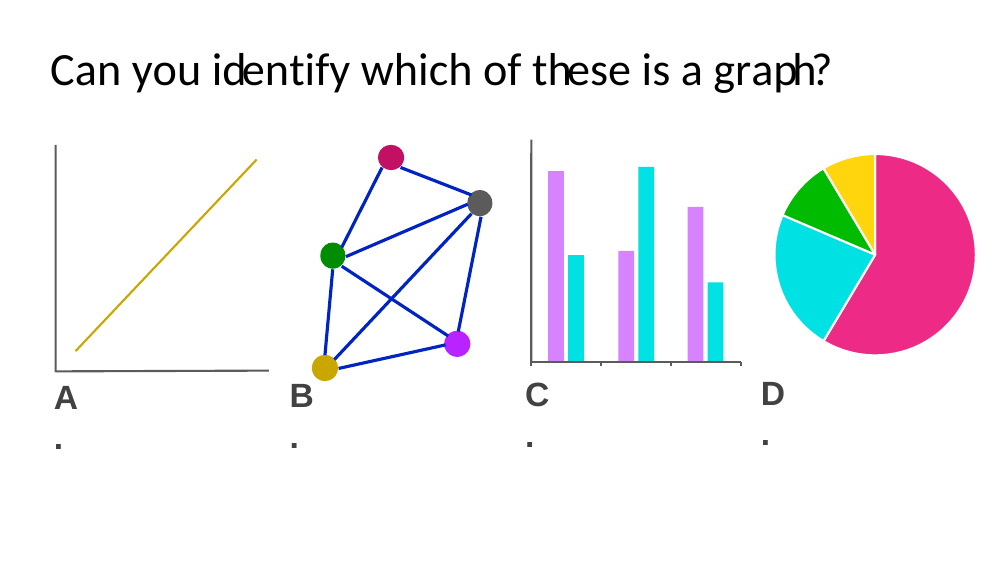
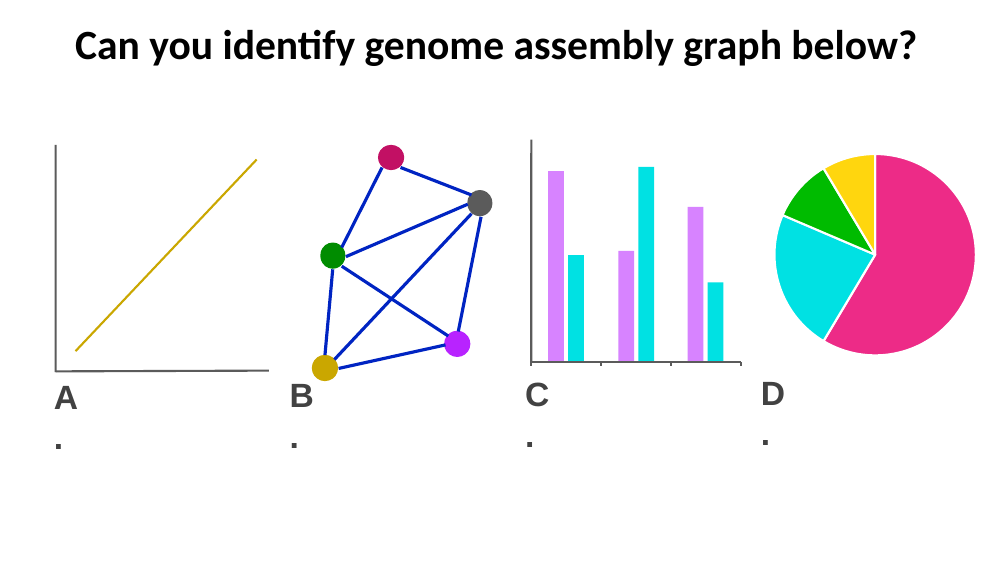
Before and after one commit to Jokendo-collab/aced-bioinfo, a slide deck: slide 9 of JavanIntroSlides/intro2assembly_part1.pptx. Drawn at 1008x567 pixels with LibreOffice and Linux fonts; fonts in the diff are those of the drawing; background and template pictures are left out. Boxes give left, top, right and bottom in pixels: in the first picture for what was removed or moved away, otherwise in the second. Text is boxed around its words. In the diff, an @@ line names an element or a change of style, - is before the commit and + after.

```diff
--- a/JavanIntroSlides/intro2assembly_part1.pptx
+++ b/JavanIntroSlides/intro2assembly_part1.pptx
@@ title added at (75,29,917,66), 39.6 pt, text #000000, bold @@
+Can you identify genome assembly graph below?
@@ title removed at (50,53,832,93) @@
-Can you identify which of these is a graph?
```
Also in this commit, not shown: 8 other slides changed, 1 other file.
